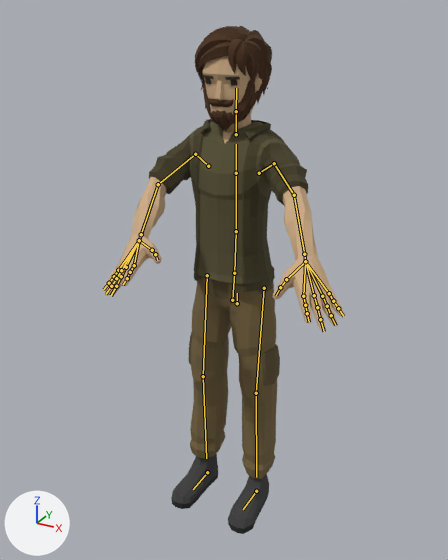
Two versions of the glTF model app/src/main/assets/characters/Adventurer.gltf, one commit apart.
Before and after are seen from a camera (50 mm lens) standing at (0.994, -1.938, 1.909) and looking at (0.067, -0.252, 1.066). The axes (+X, +Y, +Z) are drawn at lower left. The lights are the same throughout. The older version comes first. Both versions are drawn at frame 1 of the action 'Windup_BH'; the numbers are the values there. The bones that change, and the others that lie on the model, are drawn over the model as lines.

In view in the first picture: 'Adventurer_Body', 'Adventurer_Feet', 'Adventurer_Head', 'Adventurer_Legs'.
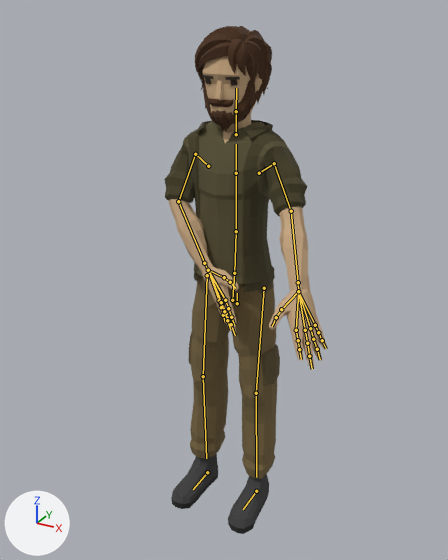
Boxes [x1, y1, x2, y2] around the edits, measured in the pictures (448 x 560 px):
'Adventurer_Body', posed (33% narrower, 17% taller)
    before: [103, 119, 345, 331]
    after: [164, 120, 327, 368]
bone 'UpperArm.L', root to tip
    before: (274, 163) to (294, 195)
    after: (274, 163) to (291, 211)
bone 'LowerArm.L', root to tip
    before: (294, 195) to (304, 254)
    after: (291, 211) to (298, 282)
bone 'UpperArm.R', root to tip
    before: (195, 154) to (158, 184)
    after: (195, 154) to (178, 201)
bone 'LowerArm.R', root to tip
    before: (158, 184) to (141, 234)
    after: (178, 201) to (204, 263)
bone 'Wrist.R', root to tip
    before: (141, 234) to (139, 240)
    after: (204, 263) to (208, 270)

The edits, one by one:
Bone 'UpperArm.L' (bone_upperarm_l) turns from (-20, -8, -42) to (-45, -12, -29) degrees about its own x, y and z.
Bone 'LowerArm.L' (bone_lowerarm_l) turns from (-12, 0, -2) to (-14, 1, 5) degrees about its own x, y and z.
Bone 'UpperArm.R' (bone_upperarm_r) turns from (-29, 17, 58) to (-66, 27, 40) degrees about its own x, y and z.
Bone 'LowerArm.R' (bone_lowerarm_r) turns from (-17, 4, 24) to (-42, -1, -3) degrees about its own x, y and z.
Bone 'Wrist.R' (bone_wrist_r) turns from (3, 0, 7) to (-3, 0, 9) degrees about its own x, y and z.
